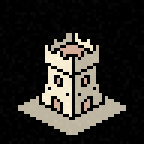
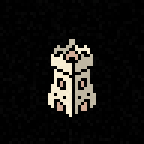
Before/after of a 144px x 144px layered artwork. What changed in the layer stack:
renamed "Lines copy" to "Lines copy #1", painted on it over (39, 33, 105, 120)
painted on "Roof #1" over (54, 45, 90, 111)
painted on "Pasted Layer" over (51, 33, 102, 114)
painted on "Walls" over (42, 33, 93, 114)
hid group "Directions" (2 layers) over (18, 78, 126, 135)
